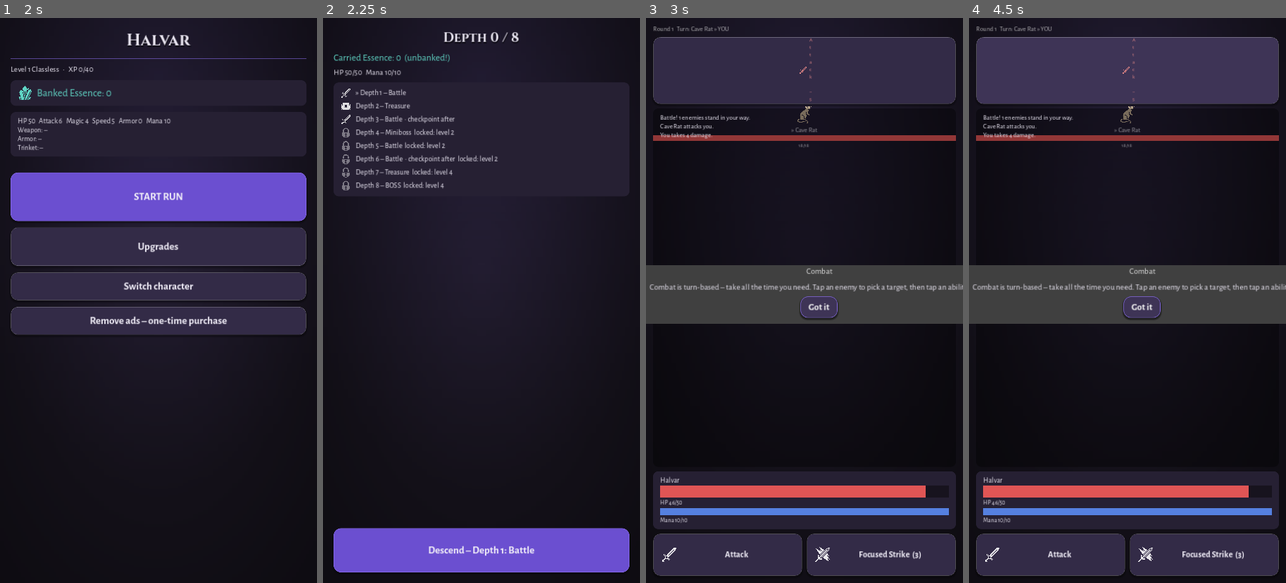
Above: before the commit, frames 1-4 (left to right).
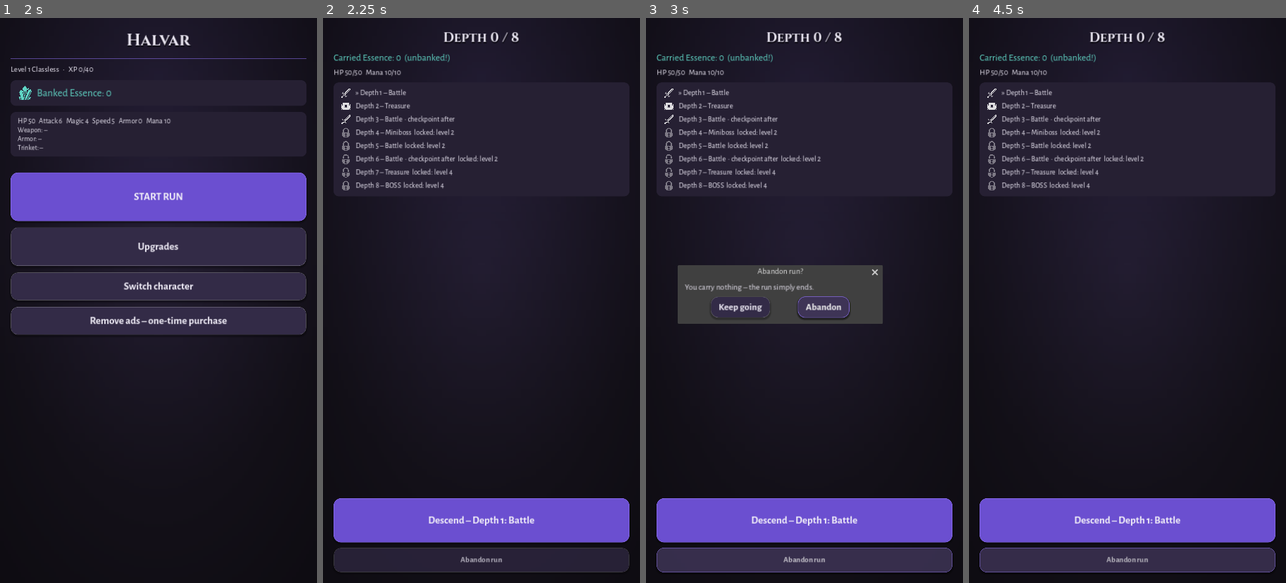
Above: after the commit, the same moments.

Repository: DrDev1337/Dreamapp
Game: Godot game, scene res://scenes/main.tscn
The game is run twice, just before and just after one commit, with the same random seed, the same clock (stepped at 60 frames per second) and the same inputs.
Inputs (mouse positions are in pixels of both pictures, inside the frame that each line leads up to):
- Up to frame 1 (2 s): click "+ Create character" at 0.5 s; click "Begin as Halvar" at 1.25 s
- Up to frame 2 (2.25 s): click "START RUN" at 2 s
- Up to frame 3 (3 s): click (804, 560) at 2.75 s, where only the run after the commit has a clickable "Abandon run"
- Up to frame 4 (4.5 s): click (1064, 306) at 3.5 s, where only the run after the commit has a clickable "Keep going"; click (1127, 68) at 4.27 s

Frame 1 is identical in both runs. In frame 2, 10% of the frame differs, in the area x 3-97%, y 85-99%; in frame 3, 35%; in frame 4, 45%, in the area x 0-100%, y 1-99%.

Commit message:
Lägg till Abandon run + skydda högen vid tomhänt död
- Run-vyn har en Abandon run-knapp med bekräftelse. Att överge räknas
  som en död: buren Essens och osäkrad loot lämnas i en hög på
  nuvarande djup, så flykt aldrig är gratis men alltid möjlig.
  Dödsskärmen visar RUN ABANDONED för frivillig sorti.
- En död utan något att tappa skriver inte längre över en befintlig
  Essens-hög med en tom – och dödsskärmen påstår inte längre att en
  tom hög ligger kvar.

Co-Authored-By: Claude Fable 5 <noreply@anthropic.com>
Claude-Session: https://claude.ai/code/session_019aKYy591HB2eGFWw2i1t2D

Diff:
--- a/src/core/run_state.gd
+++ b/src/core/run_state.gd
@@ -163,18 +163,24 @@
 
 
 ## US-2.3 + US-2.5: vid död tappas allt till en hög; gammal hög ersätts.
+## En död utan något att tappa rör dock inte en befintlig hög – att
+## förlora sin gamla hög till en tom vore bara elakt.
 func on_death(character: CharacterState) -> Dictionary:
-	var lost_old_pile := character.has_death_pile() and not pile_recovered_this_run
-	# Osäkrad utrustning tas av och läggs i högen.
-	for item in unsecured_items:
-		var slot := String(item["slot"])
-		if character.equipment.get(slot, {}) == item:
-			character.equipment[slot] = {}
-	character.death_pile = {
-		"depth": current_depth,
-		"essence": carried_essence,
-		"loot": unsecured_items.duplicate(true),
-	}
+	var drops_something := carried_essence > 0 or not unsecured_items.is_empty()
+	var lost_old_pile := (
+		drops_something and character.has_death_pile() and not pile_recovered_this_run
+	)
+	if drops_something:
+		# Osäkrad utrustning tas av och läggs i högen.
+		for item in unsecured_items:
+			var slot := String(item["slot"])
+			if character.equipment.get(slot, {}) == item:
+				character.equipment[slot] = {}
+		character.death_pile = {
+			"depth": current_depth,
+			"essence": carried_essence,
+			"loot": unsecured_items.duplicate(true),
+		}
 	character.deaths += 1
 	var summary := {
 		"lost_essence": carried_essence,
--- a/src/ui/death_screen.gd
+++ b/src/ui/death_screen.gd
@@ -9,29 +9,36 @@
 	layout.add_theme_constant_override("separation", 16)
 	add_child(UIKit.vmargin(layout))
 
+	var abandoned: bool = summary.get("abandoned", false)
 	layout.add_child(UIKit.spacer(50))
 	var skull := Icons.image(Icons.SKULL, 80, Color("d8b0b0"))
 	skull.size_flags_horizontal = Control.SIZE_SHRINK_CENTER
 	layout.add_child(skull)
-	layout.add_child(UIKit.title("YOU FELL", 44))
-	layout.add_child(UIKit.body("The depths claimed their due.", 18))
+	layout.add_child(UIKit.title("RUN ABANDONED" if abandoned else "YOU FELL", 44))
+	layout.add_child(
+		UIKit.body("You fled the depths." if abandoned else "The depths claimed their due.", 18)
+	)
 	layout.add_child(UIKit.spacer(20))
 
 	var panel := UIKit.panel(Color("402020"))
 	var box := VBoxContainer.new()
 	box.add_theme_constant_override("separation", 8)
-	box.add_child(UIKit.body("Essence lost: %d" % int(summary.get("lost_essence", 0)), 22))
-	if int(summary.get("lost_items", 0)) > 0:
-		box.add_child(UIKit.body("Loot lost: %d items" % int(summary.get("lost_items", 0)), 18))
-	box.add_child(
-		UIKit.body(
-			(
-				"It all remains at depth %d. Reach it next run to take it back."
-				% int(summary.get("depth", 1))
-			),
-			17
+	var dropped := int(summary.get("lost_essence", 0)) > 0 or int(summary.get("lost_items", 0)) > 0
+	if dropped:
+		box.add_child(UIKit.body("Essence lost: %d" % int(summary.get("lost_essence", 0)), 22))
+		if int(summary.get("lost_items", 0)) > 0:
+			box.add_child(UIKit.body("Loot lost: %d items" % int(summary.get("lost_items", 0)), 18))
+		box.add_child(
+			UIKit.body(
+				(
+					"It all remains at depth %d. Reach it next run to take it back."
+					% int(summary.get("depth", 1))
+				),
+				17
+			)
 		)
-	)
+	else:
+		box.add_child(UIKit.body("You carried nothing of value – nothing was lost.", 18))
 	if summary.get("replaced_old_pile", false):
 		var warn := UIKit.body("Warning! Your previous unclaimed pile is lost forever.", 17)
 		warn.add_theme_color_override("font_color", UIKit.COLOR_WARN)
--- a/src/ui/main.gd
+++ b/src/ui/main.gd
@@ -181,6 +181,14 @@
 	show_death(summary)
 
 
+## Frivilligt avbruten run: räknas som en död – buren Essens lämnas i
+## en hög på nuvarande djup, så mekaniken inte går att missbruka.
+func abandon_run() -> void:
+	var summary := Game.on_player_death()
+	summary["abandoned"] = true
+	show_death(summary)
+
+
 func return_to_hub_with_ad() -> void:
 	# US-10.1: interstitial endast mellan runs.
 	Ads.show_interstitial_between_runs()
--- a/src/ui/run_screen.gd
+++ b/src/ui/run_screen.gd
@@ -113,6 +113,30 @@
 		)
 		descend_button.pressed.connect(main.descend)
 		layout.add_child(descend_button)
+		# Frivillig sorti: räknas som en död (Essensen lämnas på djupet),
+		# så flykt aldrig är gratis men alltid möjlig.
+		var abandon_button := UIKit.big_button("Abandon run", 56)
+		abandon_button.add_theme_font_size_override("font_size", 18)
+		abandon_button.modulate = Color(1, 1, 1, 0.7)
+		abandon_button.pressed.connect(func(): _confirm_abandon(run))
+		layout.add_child(abandon_button)
+
+
+func _confirm_abandon(run: RunState) -> void:
+	var dialog := ConfirmationDialog.new()
+	dialog.title = "Abandon run?"
+	if run.carried_essence > 0 or not run.unsecured_items.is_empty():
+		dialog.dialog_text = (
+			"Abandoning counts as a death: your carried Essence (%d) and unbanked loot will be left at depth %d."
+			% [run.carried_essence, run.current_depth]
+		)
+	else:
+		dialog.dialog_text = "You carry nothing – the run simply ends."
+	dialog.ok_button_text = "Abandon"
+	dialog.cancel_button_text = "Keep going"
+	add_child(dialog)
+	dialog.popup_centered(Vector2i(560, 0))
+	dialog.confirmed.connect(main.abandon_run)
 
 
 func _chest_offer(item: Dictionary) -> Control:
--- a/tests/run_tests.gd
+++ b/tests/run_tests.gd
@@ -193,6 +193,13 @@
 	check(summary2["replaced_old_pile"], "varning: gammal hög ersattes")
 	check(int(character.death_pile["essence"]) == 30, "bara senaste högen finns (US-2.5)")
 
+	# Att dö/överge utan något att tappa rör inte den befintliga högen.
+	var empty_run := RunState.start(character, 99)
+	empty_run.current_depth = 2
+	var empty_summary := empty_run.on_death(character)
+	check(int(character.death_pile["essence"]) == 30, "tom död skriver inte över högen")
+	check(not empty_summary["replaced_old_pile"], "tom död flaggar inte ersatt hög")
+
 	# Corpse run: nå djupet och få tillbaka allt (US-2.4).
 	var run3 := RunState.start(character, 44)
 	check(run3.rooms[0]["has_pile"], "högen markeras i nästa run (US-2.4)")
